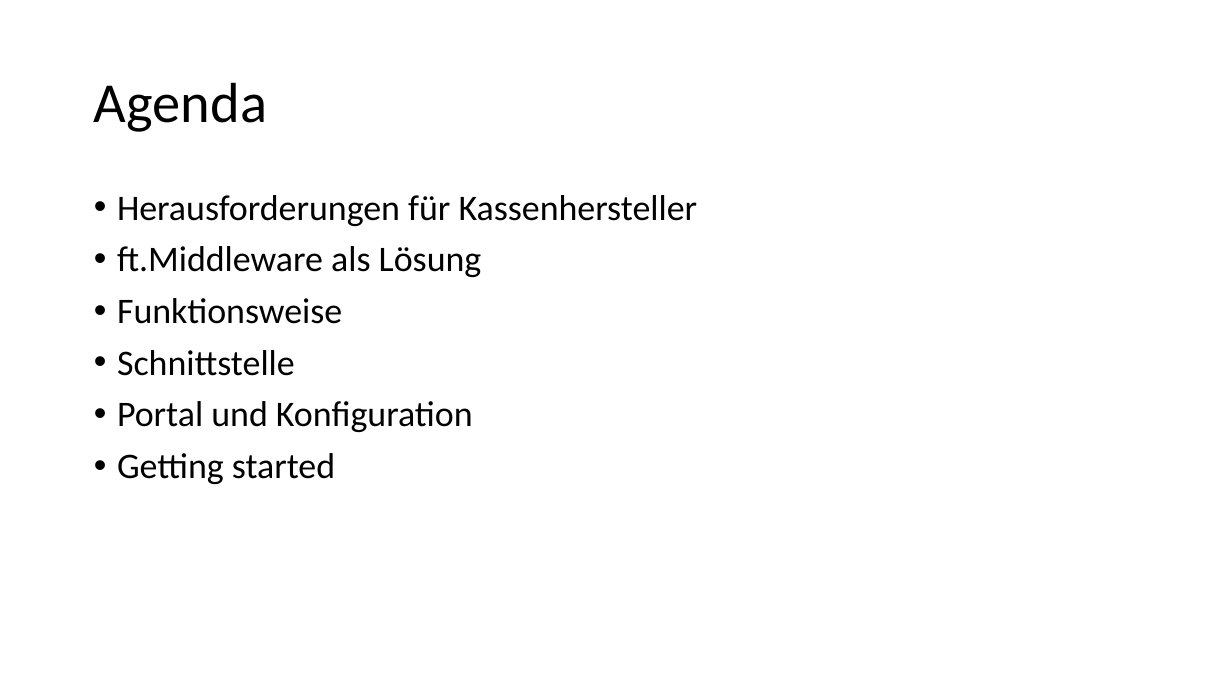
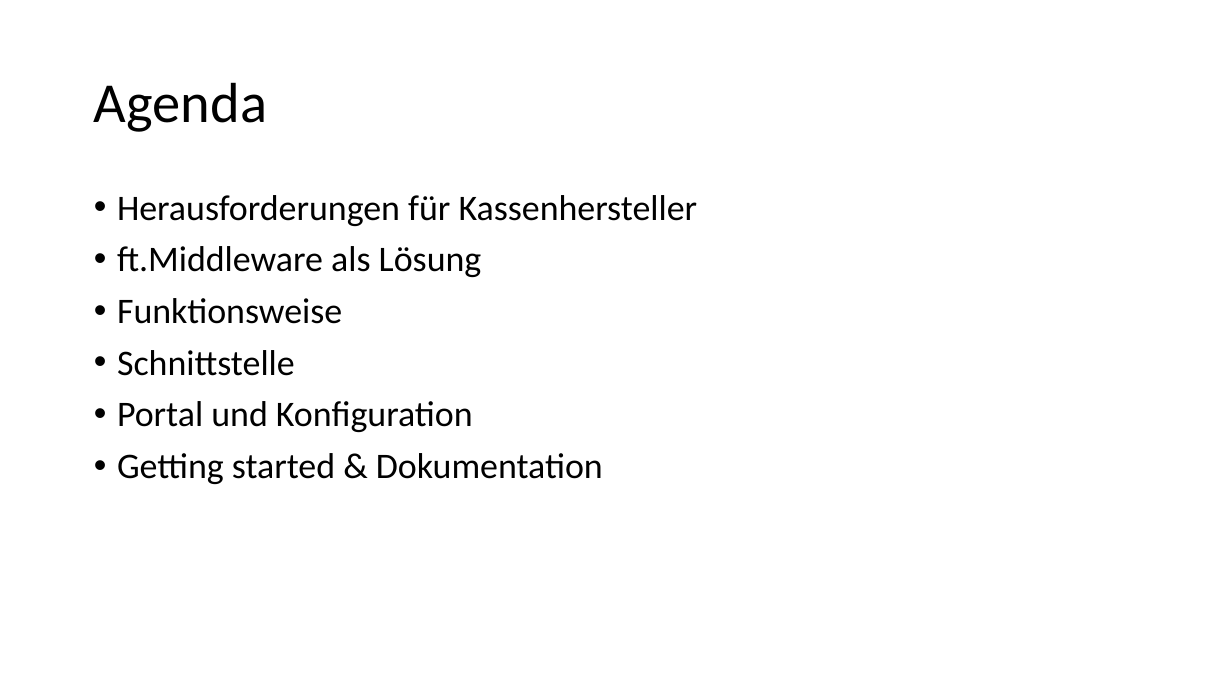
Before and after one commit to fiskaltrust/productdescription-de-doc, a slide deck: slide 2 of for-poscreators/presentation/onboarding_de.pptx. Drawn at 1232x693 pixels with LibreOffice and Linux fonts; fonts in the diff are those of the drawing. Boxes give left, top, right and bottom in pixels: in the first picture for what was removed or moved away, otherwise in the second. Text is boxed around its words. In the diff, an @@ line names an element or a change of style, - is before the commit and + after.

```diff
--- a/for-poscreators/presentation/onboarding_de.pptx
+++ b/for-poscreators/presentation/onboarding_de.pptx
@@ text at box(117, 453, 603, 484): text changed @@
-• Getting started
+• Getting started & Dokumentation
```
Also in this commit, not shown: 2 other slides changed, 1 slide added.
